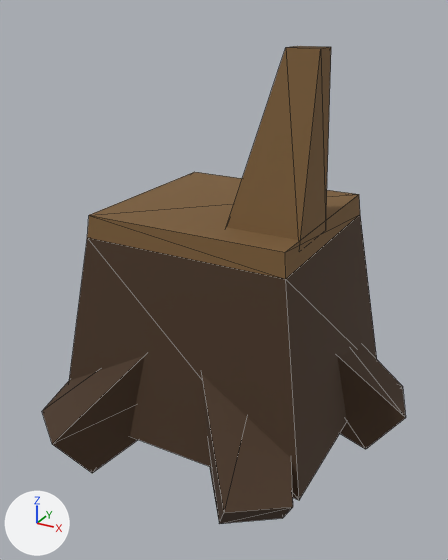
The glTF model assets/models/nature/stump.glb: old version first, new version second.
Both versions are drawn from a camera (50 mm lens) standing at (11.5, -21.4, 14.7) and looking at (-0.1, -0.4, 4.2). The lights are fixed; the arrows at lower left show +X, +Y and +Z. The first picture is the older version. Mesh edges are drawn as thin lines. Vertices at exactly the same position are counted once.

Names of what the first picture shows: 'bole', 'cut', 'root', 'root.003', 'root.004', 'splinter'.
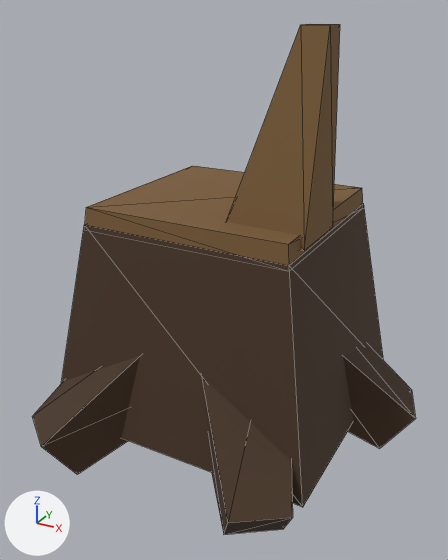
Edits to the bpy script that builds the scene:
```text
Change me_cube:
    where me_cube.from_pydata(...)  # 8 vertices, 12 faces; spans x -0.5..0.5, y -0.5..0.5, z -0.5..0.5
    used by ob_bole; parent = ob_stump; location = (0.0, 0.0, 2.5); scale = (11.0, 10.0, 8.0)
    me_cube part 1
    me_cube.vertices[1].co: (-0.382, -0.4, 0.5) -> (-0.374, -0.381, 0.5)  # pixel (87, 237) -> pixel (84, 224)
    me_cube.vertices[3].co: (-0.382, 0.4, 0.5) -> (-0.374, 0.381, 0.5)
    me_cube.vertices[5].co: (0.382, -0.4, 0.5) -> (0.374, -0.381, 0.5)  # pixel (285, 279) -> pixel (289, 265)
    me_cube.vertices[7].co: (0.382, 0.4, 0.5) -> (0.374, 0.381, 0.5)  # pixel (360, 214) -> pixel (363, 203)
Change me_root:
    used by ob_root; parent = ob_stump; location = (0.0, 0.0, 3.5); rotation_euler = (2.237, 0.0, 1.871), in degrees (128, 0, 107)
    remove me_root.from_pydata(...)  # 8 vertices, 12 faces; spans x -2.0..2.0, y -2.0..2.0, z 0.0..8.9
    add me_root.from_pydata(...)  # 8 vertices, 12 faces; spans x -2.1..2.1, y -2.1..2.1, z 0.0..9.3
    me_root part 2
    me_root.vertices[0].co: (-2.0, -2.0, 0.0) -> (-2.1, -2.1, 0.0)
    me_root.vertices[1].co: (2.0, -2.0, 0.0) -> (2.1, -2.1, 0.0)
    me_root.vertices[2].co: (2.0, 2.0, 0.0) -> (2.1, 2.1, 0.0)
    me_root.vertices[3].co: (-2.0, 2.0, 0.0) -> (-2.1, 2.1, 0.0)
    me_root.vertices[4].co: (-1.2, -1.2, 8.9) -> (-1.1, -1.1, 9.3)  # pixel (365, 449) -> pixel (379, 448)
    me_root.vertices[5].co: (1.2, -1.2, 8.9) -> (1.1, -1.1, 9.3)
    me_root.vertices[6].co: (1.2, 1.2, 8.9) -> (1.1, 1.1, 9.3)  # pixel (402, 386) -> pixel (411, 389)
    me_root.vertices[7].co: (-1.2, 1.2, 8.9) -> (-1.1, 1.1, 9.3)  # pixel (405, 417) -> pixel (415, 418)
Change me_root_003:
    used by ob_root_003; parent = ob_stump; location = (0.0, 0.0, 3.5); rotation_euler = (2.2, 0.0, -0.642), in degrees (126, 0, -37)
    remove me_root_003.from_pydata(...)  # 8 vertices, 12 faces; spans x -2.0..2.0, y -2.0..2.0, z 0.0..9.35
    add me_root_003.from_pydata(...)  # 8 vertices, 12 faces; spans x -2.1..2.1, y -2.1..2.1, z 0.0..9.76
    me_root_003 part 3
    me_root_003.vertices[0].co: (-2.0, -2.0, 0.0) -> (-2.1, -2.1, 0.0)
    me_root_003.vertices[1].co: (2.0, -2.0, 0.0) -> (2.1, -2.1, 0.0)
    me_root_003.vertices[2].co: (2.0, 2.0, 0.0) -> (2.1, 2.1, 0.0)
    me_root_003.vertices[3].co: (-2.0, 2.0, 0.0) -> (-2.1, 2.1, 0.0)
    me_root_003.vertices[4].co: (-1.2, -1.2, 9.35) -> (-1.1, -1.1, 9.76)
    me_root_003.vertices[5].co: (1.2, -1.2, 9.35) -> (1.1, -1.1, 9.76)  # pixel (92, 473) -> pixel (77, 474)
    me_root_003.vertices[6].co: (1.2, 1.2, 9.35) -> (1.1, 1.1, 9.76)  # pixel (52, 444) -> pixel (41, 446)
    me_root_003.vertices[7].co: (-1.2, 1.2, 9.35) -> (-1.1, 1.1, 9.76)  # pixel (41, 411) -> pixel (32, 416)
Change me_root_004:
    used by ob_root_004; parent = ob_stump; location = (0.0, 0.0, 3.5); rotation_euler = (2.215, 0.0, 0.614), in degrees (127, 0, 35)
    remove me_root_004.from_pydata(...)  # 8 vertices, 12 faces; spans x -2.0..2.0, y -2.0..2.0, z 0.0..9.15
    add me_root_004.from_pydata(...)  # 8 vertices, 12 faces; spans x -2.1..2.1, y -2.1..2.1, z 0.0..9.56
    me_root_004 part 4
    me_root_004.vertices[0].co: (-2.0, -2.0, 0.0) -> (-2.1, -2.1, 0.0)
    me_root_004.vertices[1].co: (2.0, -2.0, 0.0) -> (2.1, -2.1, 0.0)
    me_root_004.vertices[2].co: (2.0, 2.0, 0.0) -> (2.1, 2.1, 0.0)
    me_root_004.vertices[3].co: (-2.0, 2.0, 0.0) -> (-2.1, 2.1, 0.0)
    me_root_004.vertices[4].co: (-1.2, -1.2, 9.15) -> (-1.1, -1.1, 9.56)  # pixel (219, 523) -> pixel (223, 534)
    me_root_004.vertices[5].co: (1.2, -1.2, 9.15) -> (1.1, -1.1, 9.56)  # pixel (282, 518) -> pixel (283, 529)
    me_root_004.vertices[6].co: (1.2, 1.2, 9.15) -> (1.1, 1.1, 9.56)  # pixel (292, 507) -> pixel (292, 517)
    me_root_004.vertices[7].co: (-1.2, 1.2, 9.15) -> (-1.1, 1.1, 9.56)  # pixel (223, 513) -> pixel (227, 523)
Change me_cube_002:
    where me_cube_002.from_pydata(...)  # 8 vertices, 12 faces; spans x -0.5..0.5, y -0.5..0.5, z -0.5..0.5
    used by ob_splinter; parent = ob_stump; location = (2.6, -1.4, 10.25); scale = (3.0, 2.6, 6.5)
    me_cube_002 part 5
    me_cube_002.vertices[1].co: (0.067, -0.038, 0.5) -> (0.156, 0.018, 0.5)  # pixel (285, 47) -> pixel (300, 24)
    me_cube_002.vertices[3].co: (0.067, 0.346, 0.5) -> (0.156, 0.339, 0.5)  # pixel (297, 45) -> pixel (310, 23)
    me_cube_002.vertices[5].co: (0.467, -0.038, 0.5) -> (0.469, 0.018, 0.5)  # pixel (320, 48) -> pixel (330, 24)
    me_cube_002.vertices[7].co: (0.467, 0.346, 0.5) -> (0.469, 0.339, 0.5)  # pixel (331, 46) -> pixel (340, 24)
Change ob_bole:
    ob_bole.location: (0.0, 0.0, 2.5) -> (0.0, 0.0, 2.75)
    ob_bole.scale: (11.0, 10.0, 8.0) -> (11.5, 10.5, 8.5)
Change ob_cut:
    ob_cut.location: (0.0, 0.0, 6.95) -> (0.0, 0.0, 7.25)
    ob_cut.scale: (8.4, 8.0, 0.9) -> (8.6, 8.0, 0.9)
Change ob_root:
    ob_root.rotation_euler: (2.237, 0.0, 1.871) -> (2.204, 0.0, 1.871)  # degrees (128, 0, 107) -> degrees (126, 0, 107)
Change ob_root_003:
    ob_root_003.rotation_euler: (2.2, 0.0, -0.642) -> (2.169, 0.0, -0.642)  # degrees (126, 0, -37) -> degrees (124, 0, -37)
Change ob_root_004:
    ob_root_004.rotation_euler: (2.215, 0.0, 0.614) -> (2.184, 0.0, 0.614)  # degrees (127, 0, 35) -> degrees (125, 0, 35)
Change ob_splinter:
    ob_splinter.location: (2.6, -1.4, 10.25) -> (2.8, -1.6, 10.7)
    ob_splinter.scale: (3.0, 2.6, 6.5) -> (3.2, 2.8, 7.0)
```

Changed parts and their boxes [x1, y1, x2, y2] in the pictures (448 x 560 px):
'bole', reshaped, moved, rescaled (7% taller)
    before: [69, 215, 377, 500]
    after: [61, 203, 383, 507]
'splinter', reshaped, moved, rescaled (8% wider, 17% taller)
    before: [226, 46, 331, 240]
    after: [226, 24, 340, 251]
'cut', moved, rescaled (7% shorter)
    before: [87, 172, 360, 279]
    after: [85, 166, 363, 265]
'root.004', reshaped, turned
    before: [201, 374, 293, 524]
    after: [202, 377, 293, 534]
'root.003', reshaped, turned
    before: [42, 356, 145, 473]
    after: [33, 356, 140, 474]
'root', reshaped, turned
    before: [337, 345, 406, 449]
    after: [343, 345, 416, 449]
